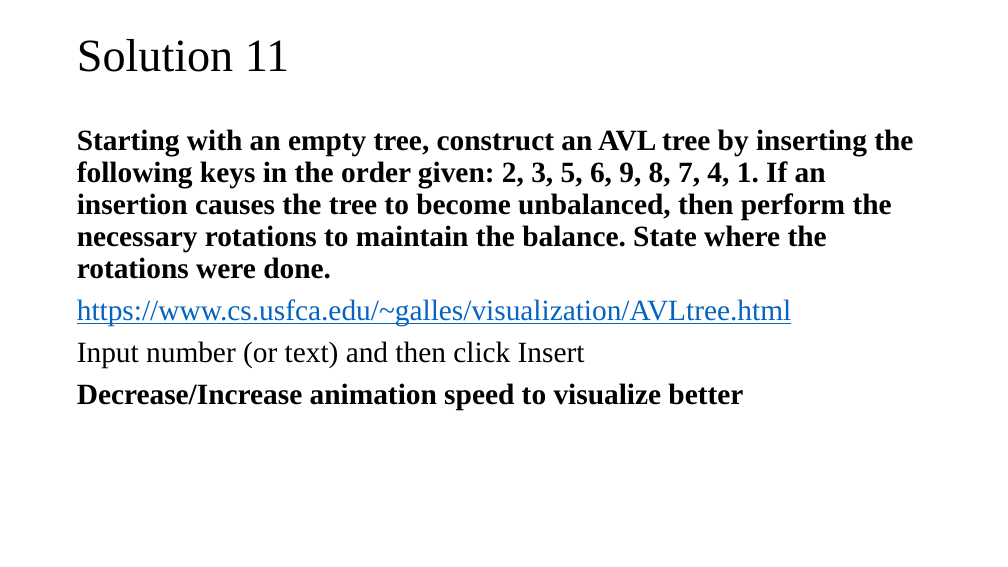
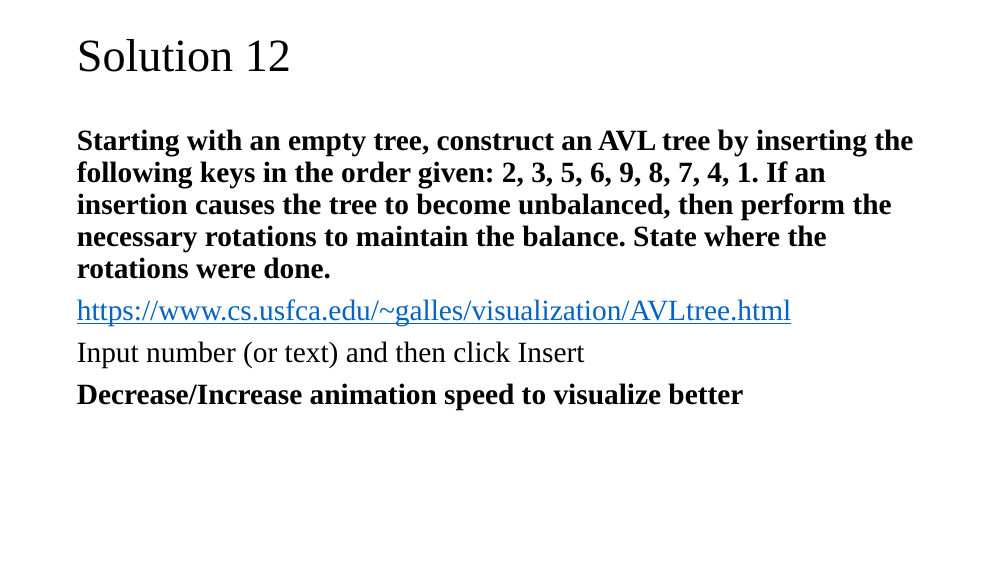
Before and after one commit to tamlhp/2801ict, a slide deck: slide 70 of week-7&8/problem-set/2801ict-week7&8.pptx (slide 63 before the commit). Drawn at 1008x567 pixels with LibreOffice and Linux fonts; fonts in the diff are those of the drawing. Boxes give left, top, right and bottom in pixels: in the first picture for what was removed or moved away, otherwise in the second. Text is boxed around its words. In the diff, an @@ line names an element or a change of style, - is before the commit and + after.

```diff
--- a/week-7&8/problem-set/2801ict-week7&8.pptx
+++ b/week-7&8/problem-set/2801ict-week7&8.pptx
@@ title at (x1=77, y1=39, x2=291, y2=72): text changed @@
-Solution 11
+Solution 12
```
Also in this commit, not shown: 39 other slides changed, 8 slides added, 1 slide removed.
